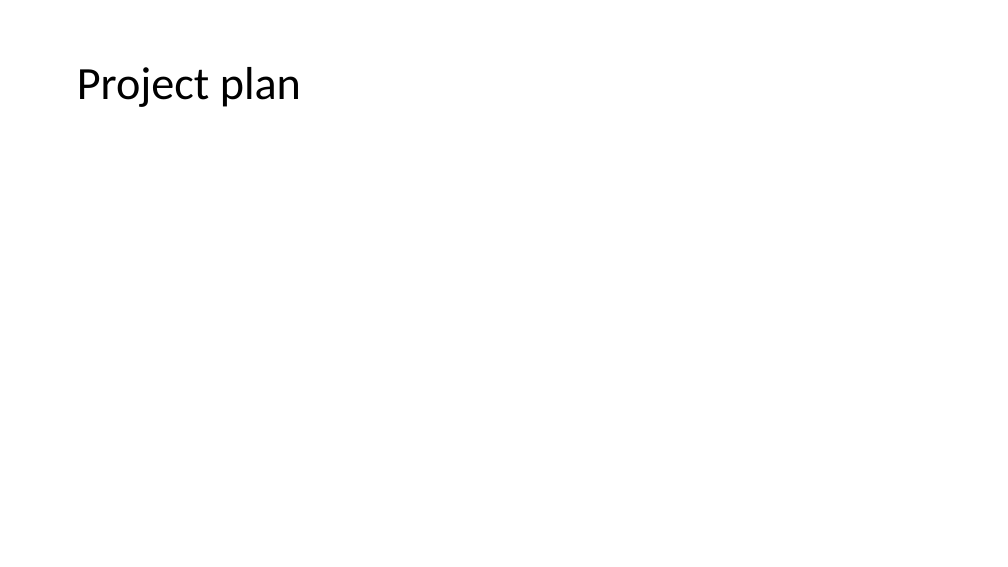
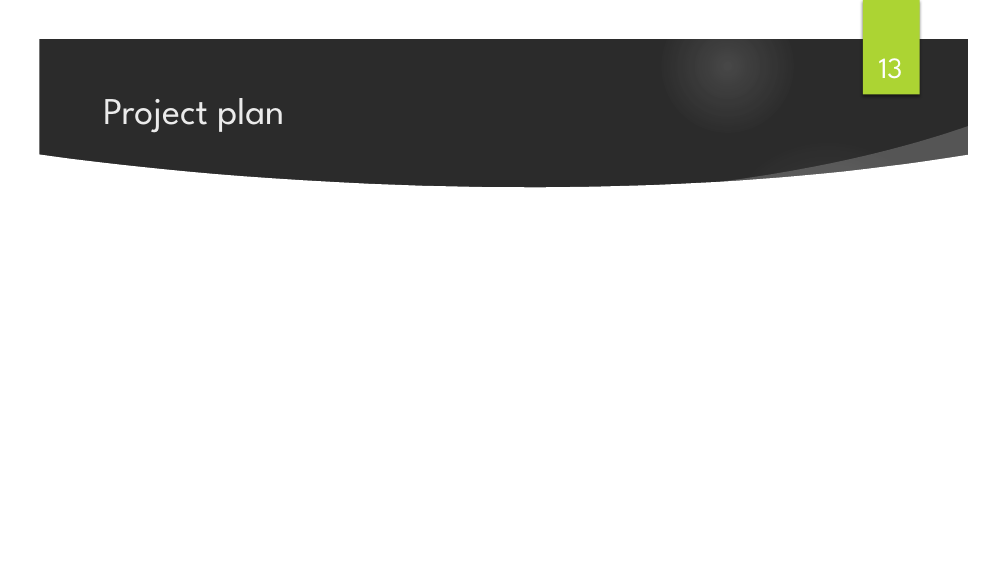
Before and after one commit to ipw969/370Project, a slide deck: slide 13 of Documentation/Final Project Presentation/Achievatron Final Presentation.pptx (slide 12 before the commit). Drawn at 1008x567 pixels with LibreOffice and Linux fonts; fonts in the diff are those of the drawing; background and template pictures are left out; a plain dark background stands for a picture behind light text. Boxes give left, top, right and bottom in pixels: in the first picture for what was removed or moved away, otherwise in the second. Text is boxed around its words. In the diff, an @@ line names an element or a change of style, - is before the commit and + after.

Commit message:
Did first half of project presentation

```diff
--- a/Documentation/Final Project Presentation/Achievatron Final Presentation.pptx
+++ b/Documentation/Final Project Presentation/Achievatron Final Presentation.pptx
@@ background #FFFFFF to picture (left out) @@
@@ group added at [0, 0, 1008, 567]: 3 freeform shapes, 2 ellipses @@
@@ rectangle added at [863, 0, 920, 95], fill #ACD433 @@
@@ page number added at [879, 58, 903, 79], 28 pt, text #FFFFFF @@
+13
@@ title "Project plan": place and size @@
-title "Project plan" at [77, 67, 301, 107]
+title "Project plan" at [103, 98, 284, 133]
@@ title "Project plan" at [103, 98, 284, 133]: size 44 to 36 pt, font Calibri to League Spartan, text colour #000000 to #EBEBEB; line spacing 0.9 to 1 @@
```
Also in this commit, not shown: 7 other slides changed, 6 slides added, 5 slides removed.
